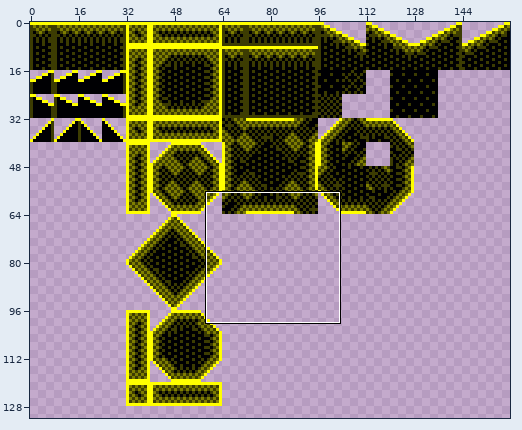
One commit to this sprite sheet: assets/texture/terrain.png. Above, an overview of the earlier version with the close-up marked.
Close-up. Before:
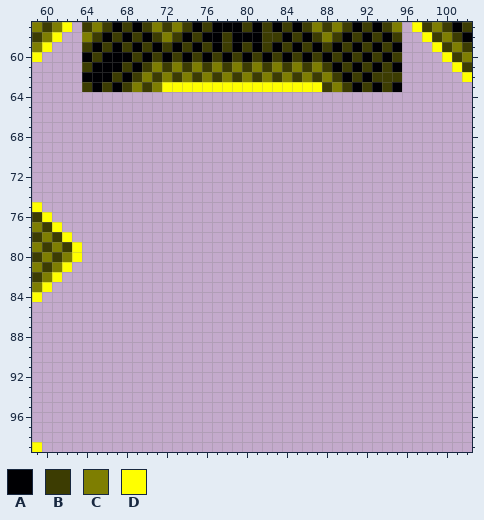
The file is 160x160 pixels. Shown: x 59..102, y 57..99. The wide view leaves out empty margins.
Palette (. is transparent): A #000003  B #3c3c02  C #7e7e01  D #ffff00
Pixels before, first column x 59:
 57 CBCD.BCBABABCBCBABAAABABABABCBCBABABC.DBCBAB
 58 BCD..CBABABABCBABAABAAABBABABCBABABAB..DBCBA
 59 CD...BABABABABABABABABABABABABABABABA...DBCB
 60 D....ABAAABABABABABABABABABABABABABAB....DBC
 61 .....BAAABABCBCBCBCBCBCBCBCBCBABABABA.....DB
 62 .....AAABABCBCBCBCBCBCBCBCBCBCBABABBB......D
 63 .....BABABCBCDDDDDDDDDDDDDDDDBCBABABA.......
 64 ............................................
 65 ............................................
 66 ............................................
 67 ............................................
 68 ............................................
 69 ............................................
 70 ............................................
 71 ............................................
 72 ............................................
 73 ............................................
 74 ............................................
 75 D...........................................
 76 BD..........................................
 77 CBD.........................................
 78 BCBD........................................
 79 CBCBD.......................................
 80 BCBCD.......................................
 81 CBCD........................................
 82 BCD.........................................
 83 CD..........................................
 84 D...........................................
 85 ............................................
 86 ............................................
 87 ............................................
 88 ............................................
 89 ............................................
 90 ............................................
 91 ............................................
 92 ............................................
 93 ............................................
 94 ............................................
 95 ............................................
 96 ............................................
 97 ............................................
 98 ............................................
 99 D...........................................
After the commit:
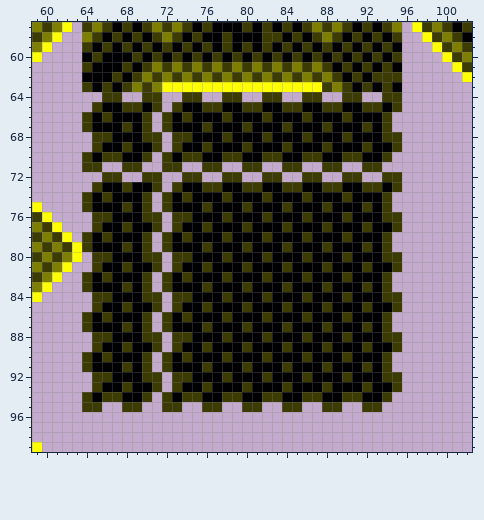
The exact change:
Changed rows in their new state; - is an unchanged pixel.
first column x 64:
 64 --BB--BB--BB--BB--BB--BB--BB--BB
 65 -BAABBAB-BAABBAABBAABBAABBAABBAB
 66 BABAAAB-BABAAABAAABAAABAAABAAAB-
 67 BAAABAB-BAAABAAABAAABAAABAAABAB-
 68 -BBAAABB-BBAAABAAABAAABAAABAAABB
 69 -BAABAAB-BAABAAABAAABAAABAAABAAB
 70 BABBAAB-BABBAABBAABBAABBAABBAAB-
 71 BB--BB--BB--BB--BB--BB--BB--BB--
 72 --BB--BB--BB--BB--BB--BB--BB--BB
 73 -BAABAAB-BAABBAABBAABBAABBAABBAB
 74 BABAAAB-BABAAABAAABAAABAAABAAAB-
 75 BAAABAB-BAAABAAABAAABAAABAAABAB-
 76 -BBAAABB-BBAAABAAABAAABAAABAAABB
 77 -BAABAAB-BAABAAABAAABAAABAAABAAB
 78 BABAAAB-BABAAABAAABAAABAAABAAAB-
 79 BAAABAB-BAAABAAABAAABAAABAAABAB-
 80 -BBAAABB-BBAAABAAABAAABAAABAAABB
 81 -BAABAAB-BAABAAABAAABAAABAAABAAB
 82 BABAAAB-BABAAABAAABAAABAAABAAAB-
 83 BAAABAB-BAAABAAABAAABAAABAAABAB-
 84 -BBAAABB-BBAAABAAABAAABAAABAAABB
 85 -BAABAAB-BAABAAABAAABAAABAAABAAB
 86 BABAAAB-BABAAABAAABAAABAAABAAAB-
 87 BAAABAB-BAAABAAABAAABAAABAAABAB-
 88 -BBAAABB-BBAAABAAABAAABAAABAAABB
 89 -BAABAAB-BAABAAABAAABAAABAAABAAB
 90 BABAAAB-BABAAABAAABAAABAAABAAAB-
 91 BAAABAB-BAAABAAABAAABAAABAAABAB-
 92 -BBAAABB-BBAAABAAABAAABAAABAAABB
 93 -BAABAAB-BAABAAABAAABAAABAAABAAB
 94 BABBAAB-BABBAABBAABBAABBAABBAAB-
 95 BB--BB--BB--BB--BB--BB--BB--BB--
Boxes around the changes in both close-ups, in picture pixels (x1, y1, x2, y2):
added: (82, 92, 402, 412)
